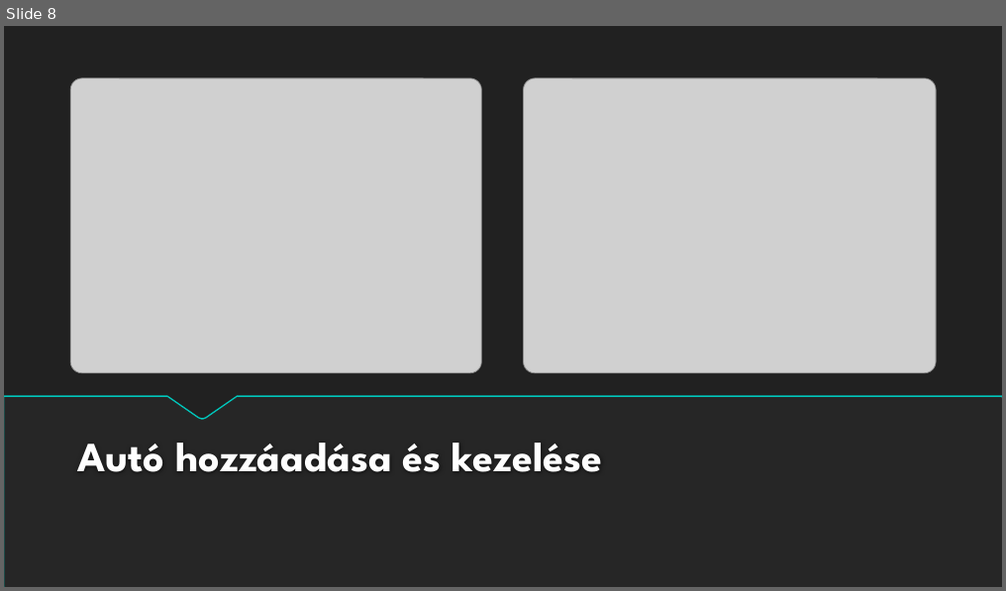
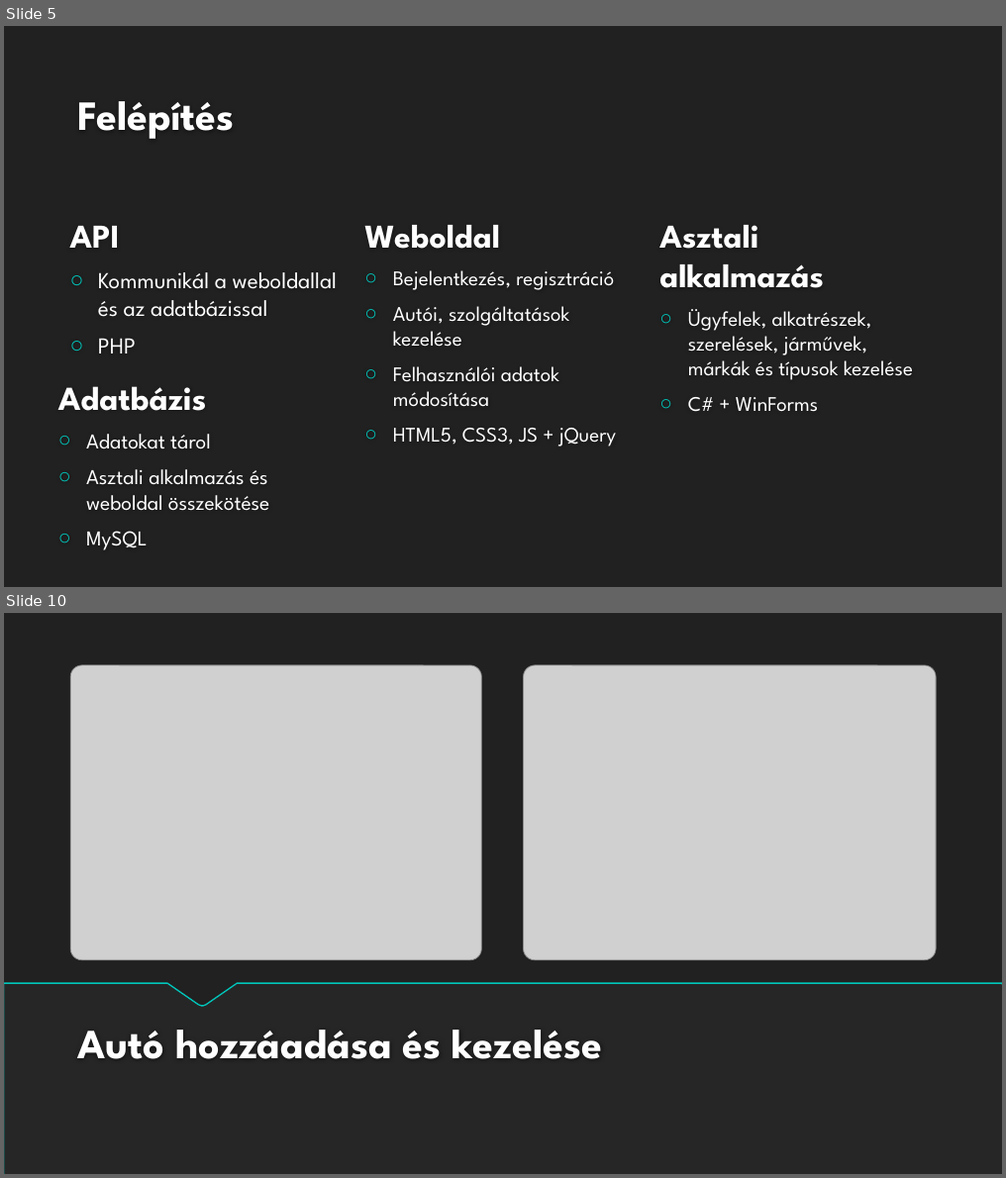
Before and after one commit to Andris2579/automuhely, a slide deck: Autóműhely.pptx. Shown one above the other, each under a label of ours: slide 8 before the commit, slides 5 and 10 after it; the slides between them are not shown. The pictures are 1006x591 and 1006x1178 pixels, drawn with LibreOffice and Linux fonts; fonts in the diff are those of the drawing; grey boxes stand for pictures; background and template pictures are left out. Boxes give left, top, right and bottom in pixels: in the first picture for what was removed or moved away, otherwise in the second. Text is boxed around its words. In the diff, an @@ line names an element or a change of style, - is before the commit and + after.

```diff
--- a/Autóműhely.pptx
+++ b/Autóműhely.pptx
@@ slide 5 added at [4, 26, 1002, 587], background #212121 @@
@@ title added at [78, 101, 235, 139], 40 pt, text #FEFEFE, bold @@
+Felépítés
@@ text added at [70, 226, 337, 354], 22 pt, text #FFFFFF @@
+API
+○ Kommunikál a weboldallal és az adatbázissal
+○ PHP
@@ text added at [364, 225, 616, 447], 20 pt, text #FFFFFF @@
+Weboldal
+○ Bejelentkezés, regisztráció
+○ Autói, szolgáltatások kezelése
+○ Felhasználói adatok módosítása
+○ HTML5, CSS3, JS + jQuery
@@ text added at [659, 225, 913, 412], 20 pt, text #FFFFFF @@
+Asztali alkalmazás
+○ Ügyfelek, alkatrészek, szerelések, járművek, márkák és típusok kezelése
+○ C# + WinForms
@@ text added at [58, 386, 270, 551], 20.4 pt, text #FFFFFF @@
+Adatbázis
+○ Adatokat tárol
+○ Asztali alkalmazás és weboldal összekötése
+○ MySQL
@@ what was slide 8 is now slide 10 @@
```
Also in this commit, not shown: 10 slides changed, 8 other slides added, 4 slides removed.
